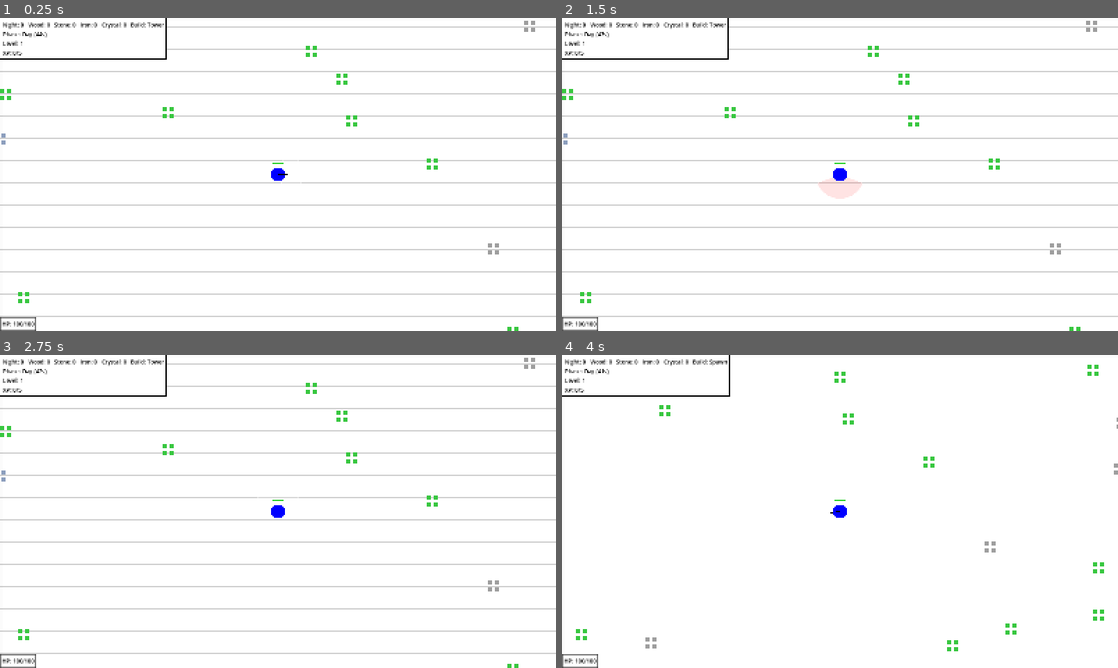
Above: before the commit, frames 1-4 (two rows, left to right).
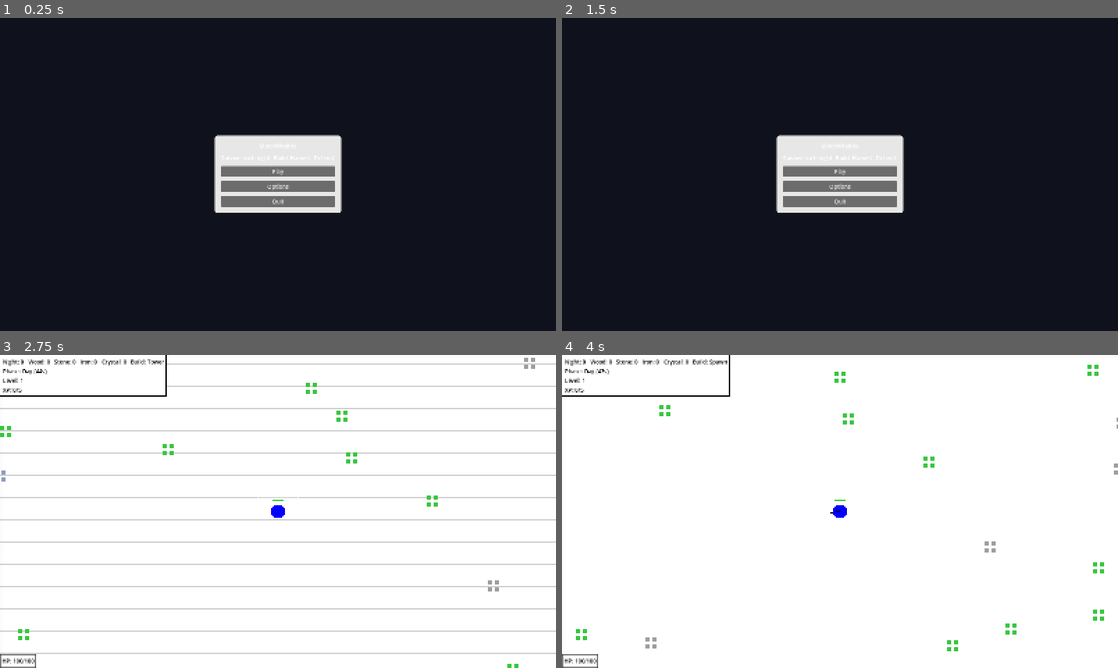
Above: after the commit, the same moments.

Repository: BigBadBaldJon/moonwraith
Game: Godot game, scene res://main_menu.tscn
The game is run twice, just before and just after one commit, with the same random seed, the same clock (stepped at 60 frames per second) and the same inputs. Before the commit the project starts from res://main.tscn. Sound files missing from this copy of the repository are replaced by a short silence.
Inputs (mouse positions are in pixels of both pictures, inside the frame that each line leads up to):
- Up to frame 1 (0.25 s): no input
- Up to frame 2 (1.5 s): click (840, 187) at 0.5 s, where only the run after the commit has a clickable "Options"; click (840, 202) at 1.25 s, where only the run after the commit has a clickable "Back"
- Up to frame 3 (2.75 s): click (278, 508) at 2 s, where only the run after the commit has a clickable "Play"
- Up to frame 4 (4 s): tap Enter at 2.75 s; move the mouse to (962, 495) at 2.77 s; hold D (move_right) 2.78-3.53 s; click (962, 495) at 2.85 s; move the mouse to (728, 527) at 3.52 s; hold S (move_down) from 3.53 s (still down); tap 1 (build_spawn) at 3.6 s

The runs differ from the first frame. In frame 1, 97% of the frame differs, in the area x 0-100%, y 0-100%; in frame 2, 97%; in frame 3, less than 0.1%; in frame 4, less than 0.1%.

Commit message:
Add a new main menu scene with options controls

Diff:
--- /dev/null
+++ b/main_menu.gd
@@ -0,0 +1,86 @@
+extends Control
+
+const GAME_SCENE_PATH: String = "res://main.tscn"
+const MASTER_BUS_NAME: StringName = &"Master"
+
+@onready var main_panel: PanelContainer = $CenterContainer/MainPanel
+@onready var options_panel: PanelContainer = $CenterContainer/OptionsPanel
+
+@onready var play_button: Button = $CenterContainer/MainPanel/VBox/PlayButton
+@onready var options_button: Button = $CenterContainer/MainPanel/VBox/OptionsButton
+@onready var quit_button: Button = $CenterContainer/MainPanel/VBox/QuitButton
+
+@onready var fullscreen_check: CheckButton = $CenterContainer/OptionsPanel/VBox/FullscreenCheck
+@onready var volume_slider: HSlider = $CenterContainer/OptionsPanel/VBox/VolumeSlider
+@onready var volume_value_label: Label = $CenterContainer/OptionsPanel/VBox/VolumeValueLabel
+@onready var options_back_button: Button = $CenterContainer/OptionsPanel/VBox/BackButton
+
+
+func _ready() -> void:
+	get_tree().paused = false
+	_show_main_panel()
+	_sync_settings_to_ui()
+
+	play_button.pressed.connect(_on_play_pressed)
+	options_button.pressed.connect(_on_options_pressed)
+	quit_button.pressed.connect(_on_quit_pressed)
+	options_back_button.pressed.connect(_on_back_pressed)
+	fullscreen_check.toggled.connect(_on_fullscreen_toggled)
+	volume_slider.value_changed.connect(_on_master_volume_changed)
+
+
+func _show_main_panel() -> void:
+	main_panel.visible = true
+	options_panel.visible = false
+
+
+func _show_options_panel() -> void:
+	main_panel.visible = false
+	options_panel.visible = true
+
+
+func _sync_settings_to_ui() -> void:
+	fullscreen_check.button_pressed = (
+		DisplayServer.window_get_mode() == DisplayServer.WINDOW_MODE_FULLSCREEN
+	)
+
+	var master_bus_index: int = AudioServer.get_bus_index(MASTER_BUS_NAME)
+	if master_bus_index >= 0:
+		volume_slider.value = AudioServer.get_bus_volume_db(master_bus_index)
+
+	_update_volume_label(volume_slider.value)
+
+
+func _on_play_pressed() -> void:
+	get_tree().change_scene_to_file(GAME_SCENE_PATH)
+
+
+func _on_options_pressed() -> void:
+	_show_options_panel()
+
+
+func _on_quit_pressed() -> void:
+	get_tree().quit()
+
+
+func _on_back_pressed() -> void:
+	_show_main_panel()
+
+
+func _on_fullscreen_toggled(enabled: bool) -> void:
+	if enabled:
+		DisplayServer.window_set_mode(DisplayServer.WINDOW_MODE_FULLSCREEN)
+	else:
+		DisplayServer.window_set_mode(DisplayServer.WINDOW_MODE_WINDOWED)
+
+
+func _on_master_volume_changed(value: float) -> void:
+	var master_bus_index: int = AudioServer.get_bus_index(MASTER_BUS_NAME)
+	if master_bus_index >= 0:
+		AudioServer.set_bus_volume_db(master_bus_index, value)
+
+	_update_volume_label(value)
+
+
+func _update_volume_label(value: float) -> void:
+	volume_value_label.text = "Master Volume: " + str(int(round(value))) + " dB"
--- /dev/null
+++ b/main_menu.tscn
@@ -0,0 +1,114 @@
+[gd_scene format=3]
+
+[ext_resource type="Script" path="res://main_menu.gd" id="1_5tp20"]
+
+[sub_resource type="StyleBoxFlat" id="StyleBoxFlat_main"]
+content_margin_left = 20.0
+content_margin_top = 20.0
+content_margin_right = 20.0
+content_margin_bottom = 20.0
+bg_color = Color(0.95, 0.95, 0.95, 0.95)
+border_width_left = 2
+border_width_top = 2
+border_width_right = 2
+border_width_bottom = 2
+border_color = Color(0.1, 0.1, 0.1, 1)
+corner_radius_top_left = 8
+corner_radius_top_right = 8
+corner_radius_bottom_right = 8
+corner_radius_bottom_left = 8
+
+[node name="MainMenu" type="Control"]
+layout_mode = 3
+anchors_preset = 15
+anchor_right = 1.0
+anchor_bottom = 1.0
+grow_horizontal = 2
+grow_vertical = 2
+script = ExtResource("1_5tp20")
+
+[node name="Background" type="ColorRect" parent="."]
+layout_mode = 1
+anchors_preset = 15
+anchor_right = 1.0
+anchor_bottom = 1.0
+grow_horizontal = 2
+grow_vertical = 2
+color = Color(0.06, 0.07, 0.11, 1)
+
+[node name="CenterContainer" type="CenterContainer" parent="."]
+layout_mode = 1
+anchors_preset = 15
+anchor_right = 1.0
+anchor_bottom = 1.0
+grow_horizontal = 2
+grow_vertical = 2
+
+[node name="MainPanel" type="PanelContainer" parent="CenterContainer"]
+custom_minimum_size = Vector2(360, 0)
+layout_mode = 2
+theme_override_styles/panel = SubResource("StyleBoxFlat_main")
+
+[node name="VBox" type="VBoxContainer" parent="CenterContainer/MainPanel"]
+layout_mode = 2
+theme_override_constants/separation = 12
+
+[node name="TitleLabel" type="Label" parent="CenterContainer/MainPanel/VBox"]
+layout_mode = 2
+text = "MoonWraiths"
+horizontal_alignment = 1
+
+[node name="SubtitleLabel" type="Label" parent="CenterContainer/MainPanel/VBox"]
+layout_mode = 2
+text = "Survive each night. Build. Harvest. Defend."
+horizontal_alignment = 1
+
+[node name="PlayButton" type="Button" parent="CenterContainer/MainPanel/VBox"]
+layout_mode = 2
+text = "Play"
+
+[node name="OptionsButton" type="Button" parent="CenterContainer/MainPanel/VBox"]
+layout_mode = 2
+text = "Options"
+
+[node name="QuitButton" type="Button" parent="CenterContainer/MainPanel/VBox"]
+layout_mode = 2
+text = "Quit"
+
+[node name="OptionsPanel" type="PanelContainer" parent="CenterContainer"]
+visible = false
+custom_minimum_size = Vector2(360, 0)
+layout_mode = 2
+theme_override_styles/panel = SubResource("StyleBoxFlat_main")
+
+[node name="VBox" type="VBoxContainer" parent="CenterContainer/OptionsPanel"]
+layout_mode = 2
+theme_override_constants/separation = 10
+
+[node name="OptionsTitle" type="Label" parent="CenterContainer/OptionsPanel/VBox"]
+layout_mode = 2
+text = "Options"
+horizontal_alignment = 1
+
+[node name="FullscreenCheck" type="CheckButton" parent="CenterContainer/OptionsPanel/VBox"]
+layout_mode = 2
+text = "Fullscreen"
+
+[node name="VolumeLabel" type="Label" parent="CenterContainer/OptionsPanel/VBox"]
+layout_mode = 2
+text = "Master Volume"
+
+[node name="VolumeSlider" type="HSlider" parent="CenterContainer/OptionsPanel/VBox"]
+layout_mode = 2
+min_value = -30.0
+max_value = 6.0
+step = 1.0
+value = 0.0
+
+[node name="VolumeValueLabel" type="Label" parent="CenterContainer/OptionsPanel/VBox"]
+layout_mode = 2
+text = "Master Volume: 0 dB"
+
+[node name="BackButton" type="Button" parent="CenterContainer/OptionsPanel/VBox"]
+layout_mode = 2
+text = "Back"
--- a/project.godot
+++ b/project.godot
@@ -11,7 +11,7 @@
 [application]
 
 config/name="MoonWraiths"
-run/main_scene="uid://c3da55t5x5jfx"
+run/main_scene="res://main_menu.tscn"
 config/features=PackedStringArray("4.6", "Forward Plus")
 config/icon="res://icon.svg"
 
